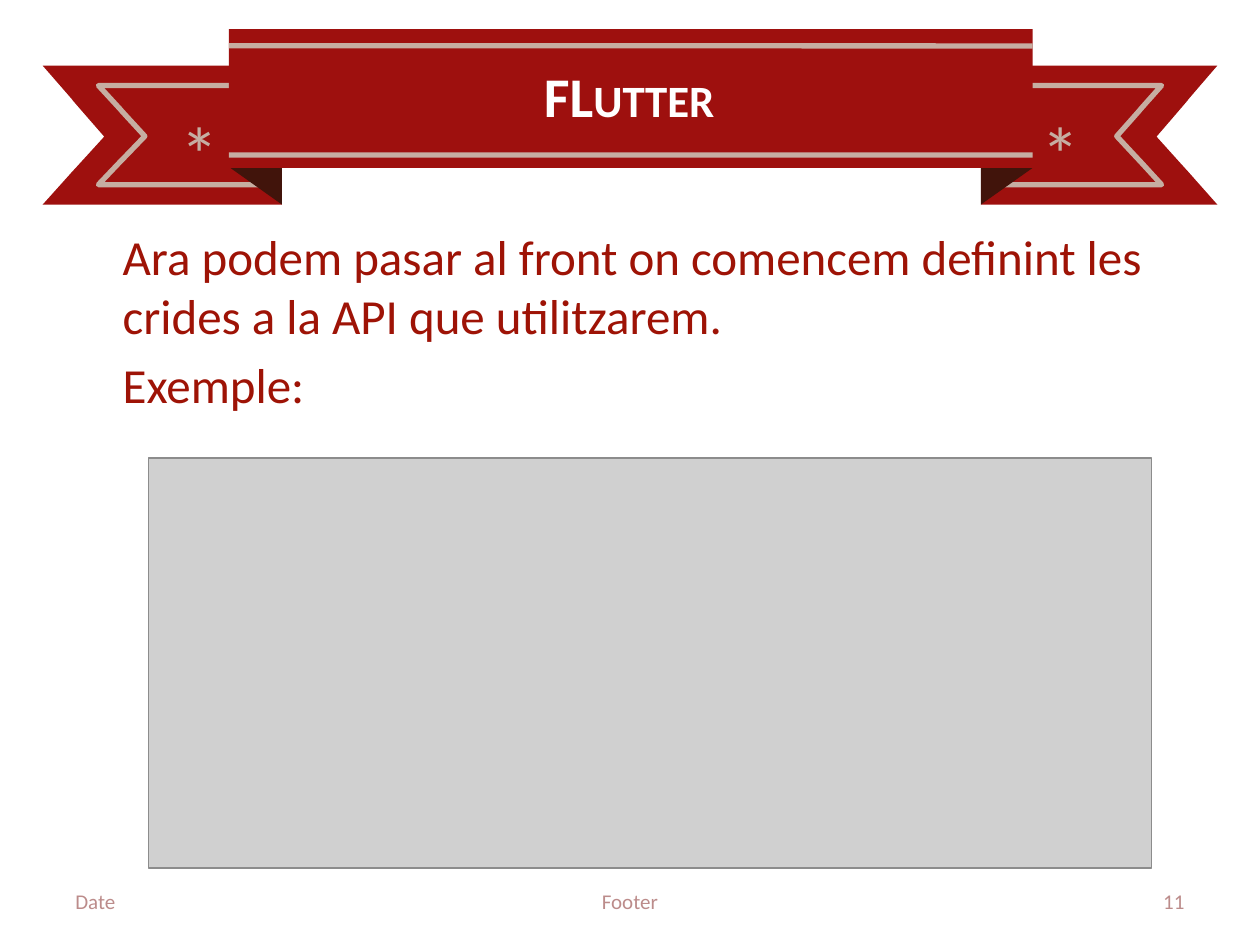
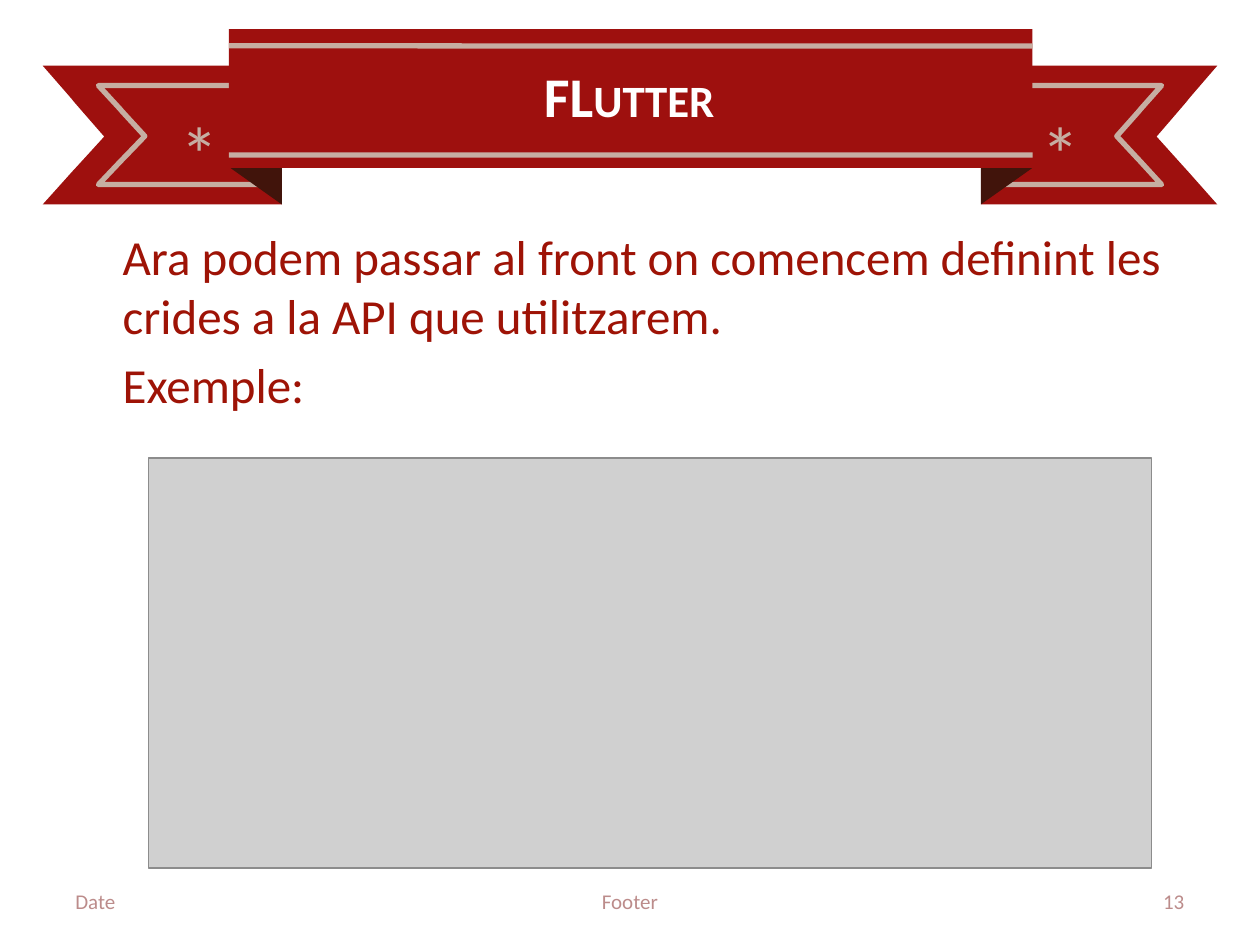
Before and after one commit to enrgmz15/TFG-EnriqueGomez, a slide deck: slide 13 of docs/PresentacioTFG.pptx (slide 11 before the commit). Drawn at 1260x945 pixels with LibreOffice and Linux fonts; fonts in the diff are those of the drawing; grey boxes stand for pictures; background and template pictures are left out. Boxes give left, top, right and bottom in pixels: in the first picture for what was removed or moved away, otherwise in the second. Text is boxed around its words. In the diff, an @@ line names an element or a change of style, - is before the commit and + after.

```diff
--- a/docs/PresentacioTFG.pptx
+++ b/docs/PresentacioTFG.pptx
@@ text at (123,241,1161,342): text changed @@
-Ara podem pasar al front on comencem definint les crides a la API que utilitzarem.
+Ara podem passar al front on comencem definint les crides a la API que utilitzarem.
@@ page number at (1163,895,1184,909): text changed @@
-11
+13
```
Also in this commit, not shown: 16 other slides changed, 3 slides added, 1 slide removed, 11 other files.
